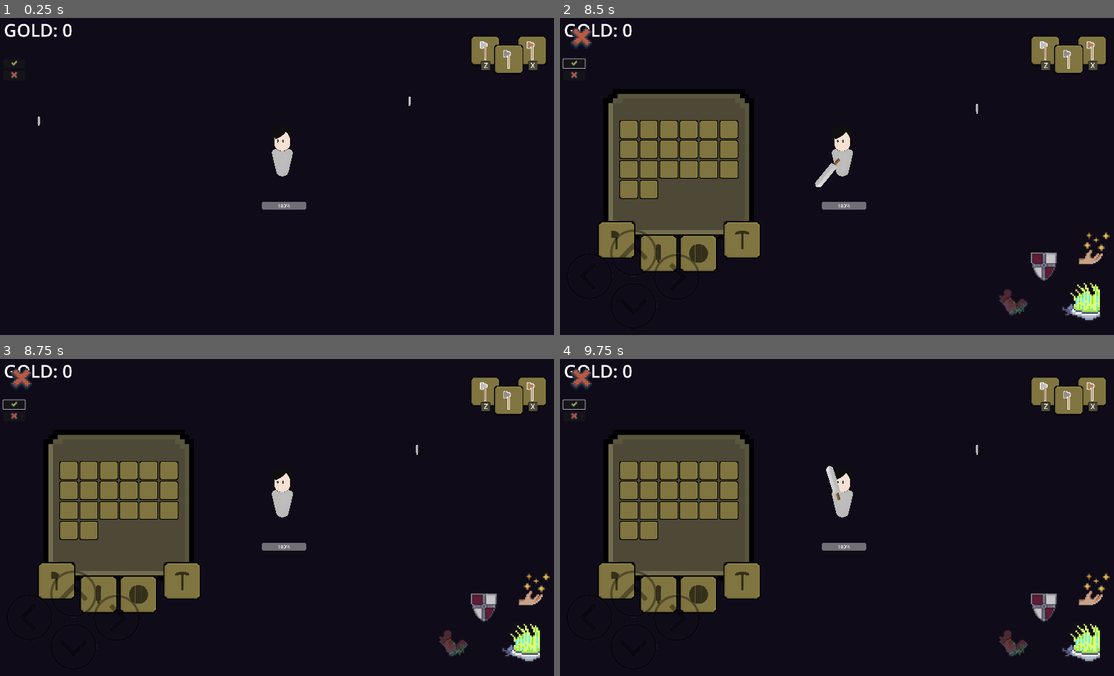
Above: before the commit, frames 1-4 (two rows, left to right).
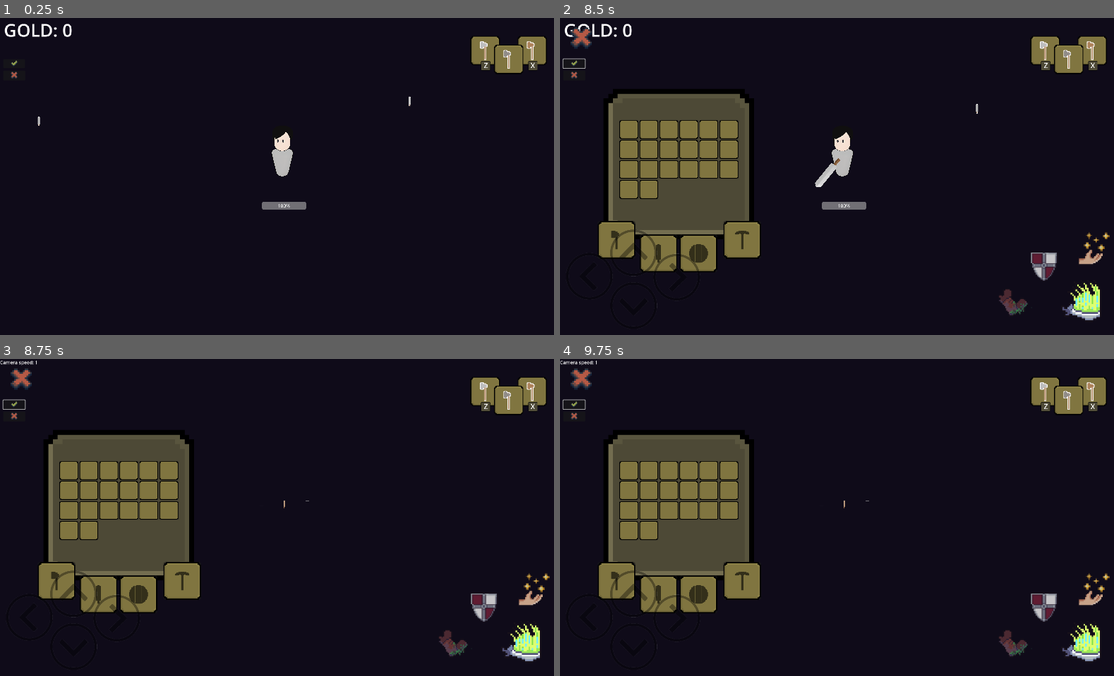
Above: after the commit, the same moments.

Repository: CAHTA123/Light-in-the-Dark
Game: Godot game, scene res://scenes/Game/game.tscn
The game is run twice, just before and just after one commit, with the same random seed, the same clock (stepped at 60 frames per second) and the same inputs.
Inputs (mouse positions are in pixels of both pictures, inside the frame that each line leads up to):
- Up to frame 1 (0.25 s): no input
- Up to frame 2 (8.5 s): click (576, 75) at 0.5 s; click (576, 62) at 1.25 s; click (576, 75) at 2 s; click (576, 62) at 2.75 s; click (576, 75) at 3.5 s; click (576, 62) at 4.25 s; tap Enter at 5, 8 s; move the mouse to (964, 160) at 5.02 s; tap A (A) at 5.1 s; click (964, 160) at 5.17 s; tap D (D) at 5.3 s; drag from (731, 192) to (975, 100) at 5.77 s; tap Space at 6.5 s; move the mouse to (897, 106) at 6.52 s; tap I (I) at 6.6 s; click (897, 106) at 6.67 s; tap S (S) at 6.8 s; drag from (814, 239) to (604, 122) at 7.27 s; move the mouse to (1014, 224) at 8.02 s; tap W (W) at 8.1 s; click (1014, 224) at 8.17 s; tap - (-, bound only after the commit) at 8.3 s
- Up to frame 3 (8.75 s): tap F3 (F3, bound only after the commit) at 8.65 s
- Up to frame 4 (9.75 s): drag from (670, 469) to (975, 450) at 8.77 s; tap Space at 9.5 s; move the mouse to (870, 517) at 9.52 s; tap 1 (1, bound only after the commit) at 9.6 s; click (870, 517) at 9.67 s

Frames 1-2 are identical in both runs. In frame 3, 0.8% of the frame differs, in the area x 0-76%, y 0-61%; in frame 4, 0.9%.

Commit message:
Add F3 laying off

Diff:
--- a/project.godot
+++ b/project.godot
@@ -75,6 +75,72 @@
 "events": [Object(InputEventKey,"resource_local_to_scene":false,"resource_name":"","device":-1,"window_id":0,"alt_pressed":false,"shift_pressed":false,"ctrl_pressed":false,"meta_pressed":false,"pressed":false,"keycode":0,"physical_keycode":73,"key_label":0,"unicode":105,"echo":false,"script":null)
 ]
 }
+F3={
+"deadzone": 0.5,
+"events": [Object(InputEventKey,"resource_local_to_scene":false,"resource_name":"","device":-1,"window_id":0,"alt_pressed":false,"shift_pressed":false,"ctrl_pressed":false,"meta_pressed":false,"pressed":false,"keycode":0,"physical_keycode":4194334,"key_label":0,"unicode":0,"echo":false,"script":null)
+]
+}
+1={
+"deadzone": 0.5,
+"events": [Object(InputEventKey,"resource_local_to_scene":false,"resource_name":"","device":-1,"window_id":0,"alt_pressed":false,"shift_pressed":false,"ctrl_pressed":false,"meta_pressed":false,"pressed":false,"keycode":0,"physical_keycode":49,"key_label":0,"unicode":49,"echo":false,"script":null)
+]
+}
+2={
+"deadzone": 0.5,
+"events": [Object(InputEventKey,"resource_local_to_scene":false,"resource_name":"","device":-1,"window_id":0,"alt_pressed":false,"shift_pressed":false,"ctrl_pressed":false,"meta_pressed":false,"pressed":false,"keycode":0,"physical_keycode":50,"key_label":0,"unicode":50,"echo":false,"script":null)
+]
+}
+3={
+"deadzone": 0.5,
+"events": [Object(InputEventKey,"resource_local_to_scene":false,"resource_name":"","device":-1,"window_id":0,"alt_pressed":false,"shift_pressed":false,"ctrl_pressed":false,"meta_pressed":false,"pressed":false,"keycode":0,"physical_keycode":51,"key_label":0,"unicode":51,"echo":false,"script":null)
+]
+}
+4={
+"deadzone": 0.5,
+"events": [Object(InputEventKey,"resource_local_to_scene":false,"resource_name":"","device":-1,"window_id":0,"alt_pressed":false,"shift_pressed":false,"ctrl_pressed":false,"meta_pressed":false,"pressed":false,"keycode":0,"physical_keycode":52,"key_label":0,"unicode":52,"echo":false,"script":null)
+]
+}
+5={
+"deadzone": 0.5,
+"events": [Object(InputEventKey,"resource_local_to_scene":false,"resource_name":"","device":-1,"window_id":0,"alt_pressed":false,"shift_pressed":false,"ctrl_pressed":false,"meta_pressed":false,"pressed":false,"keycode":0,"physical_keycode":53,"key_label":0,"unicode":53,"echo":false,"script":null)
+]
+}
+6={
+"deadzone": 0.5,
+"events": [Object(InputEventKey,"resource_local_to_scene":false,"resource_name":"","device":-1,"window_id":0,"alt_pressed":false,"shift_pressed":false,"ctrl_pressed":false,"meta_pressed":false,"pressed":false,"keycode":0,"physical_keycode":54,"key_label":0,"unicode":54,"echo":false,"script":null)
+]
+}
+7={
+"deadzone": 0.5,
+"events": [Object(InputEventKey,"resource_local_to_scene":false,"resource_name":"","device":-1,"window_id":0,"alt_pressed":false,"shift_pressed":false,"ctrl_pressed":false,"meta_pressed":false,"pressed":false,"keycode":0,"physical_keycode":55,"key_label":0,"unicode":55,"echo":false,"script":null)
+]
+}
+8={
+"deadzone": 0.5,
+"events": [Object(InputEventKey,"resource_local_to_scene":false,"resource_name":"","device":-1,"window_id":0,"alt_pressed":false,"shift_pressed":false,"ctrl_pressed":false,"meta_pressed":false,"pressed":false,"keycode":0,"physical_keycode":56,"key_label":0,"unicode":56,"echo":false,"script":null)
+]
+}
+9={
+"deadzone": 0.5,
+"events": [Object(InputEventKey,"resource_local_to_scene":false,"resource_name":"","device":-1,"window_id":0,"alt_pressed":false,"shift_pressed":false,"ctrl_pressed":false,"meta_pressed":false,"pressed":false,"keycode":0,"physical_keycode":57,"key_label":0,"unicode":57,"echo":false,"script":null)
+]
+}
++={
+"deadzone": 0.5,
+"events": [Object(InputEventKey,"resource_local_to_scene":false,"resource_name":"","device":-1,"window_id":0,"alt_pressed":false,"shift_pressed":false,"ctrl_pressed":false,"meta_pressed":false,"pressed":false,"keycode":0,"physical_keycode":4194437,"key_label":0,"unicode":43,"echo":false,"script":null)
+]
+}
+-={
+"deadzone": 0.5,
+"events": [Object(InputEventKey,"resource_local_to_scene":false,"resource_name":"","device":-1,"window_id":0,"alt_pressed":false,"shift_pressed":false,"ctrl_pressed":false,"meta_pressed":false,"pressed":false,"keycode":0,"physical_keycode":45,"key_label":0,"unicode":45,"echo":false,"script":null)
+, Object(InputEventKey,"resource_local_to_scene":false,"resource_name":"","device":-1,"window_id":0,"alt_pressed":false,"shift_pressed":false,"ctrl_pressed":false,"meta_pressed":false,"pressed":false,"keycode":0,"physical_keycode":4194435,"key_label":0,"unicode":45,"echo":false,"script":null)
+]
+}
+"Block F3 cam"={
+"deadzone": 0.5,
+"events": [Object(InputEventKey,"resource_local_to_scene":false,"resource_name":"","device":-1,"window_id":0,"alt_pressed":false,"shift_pressed":false,"ctrl_pressed":false,"meta_pressed":false,"pressed":false,"keycode":0,"physical_keycode":66,"key_label":0,"unicode":98,"echo":false,"script":null)
+]
+}
 
 [input_devices]
 
--- a/scenes/Entities/Skills/Move.gd
+++ b/scenes/Entities/Skills/Move.gd
@@ -5,7 +5,12 @@
 @onready var SkinPlayer = $"../../Skin"
 
 func _process(delta):
-	if ["W", "A", "S", "D"].any(Input.is_action_pressed) and (body.current_state == body.States.IDLE or body.current_state == body.States.MOVE):
+	if Global.playercam_eneble:
+		$"../../Camera2D".enabled = true
+	else:
+		$"../../Camera2D".enabled = false
+	if ["W", "A", "S", "D"].any(Input.is_action_pressed) and (body.current_state == body.States.IDLE or body.current_state == body.States.MOVE) and Global.player_canmove:
+		body.current_state = body.States.MOVE
 		body.current_state = body.States.MOVE
 		move()
 	elif body.current_state == body.States.MOVE:
--- /dev/null
+++ b/scenes/Game/Camera.gd
@@ -0,0 +1,85 @@
+extends Node2D
+
+@onready var cam = $Camera2D
+@onready var label = $"../CanvasLayer/Label"
+
+
+var speed = 10
+var cam_move = true
+# Called when the node enters the scene tree for the first time.
+func _ready():
+	cam.enabled = false
+	$"../CanvasLayer/Camspeed".visible = false
+	update_text()
+
+
+# Called every frame. 'delta' is the elapsed time since the previous frame.
+func _process(_delta):
+	if Input.is_action_just_pressed("F3") and cam.enabled == false:
+		if cam_move == false:
+			cam_move = true
+		label.visible = false
+		$"../CanvasLayer/Camspeed".visible = true
+		Global.player_canmove = false
+		Global.playercam_eneble = false
+		cam.enabled = true
+	elif Input.is_action_just_pressed("F3") and cam.enabled == true:
+		$"../CanvasLayer/Camspeed".visible = false
+		label.visible = true
+		Global.player_canmove = true
+		Global.playercam_eneble = true
+		cam.enabled = false
+	if cam.enabled == true and Input.is_action_just_pressed("Block F3 cam") and cam_move == true:
+		cam_move = false
+		Global.player_canmove = true
+	elif cam.enabled == true and Input.is_action_just_pressed("Block F3 cam") and cam_move == false:
+		cam_move = true
+		Global.player_canmove = false
+	if ["W", "A", "S", "D"].any(Input.is_action_pressed) and cam.enabled == true and cam_move:
+		cam.position += Vector2(Input.get_axis("A", "D"), Input.get_axis("W", "S")).normalized() * speed
+
+	if Input.is_action_just_pressed("+") and !cam.enabled == false :
+		speed += 10
+		update_text()
+	elif Input.is_action_just_pressed("-") and !cam.enabled == false and speed > 10:
+		speed -= 10
+		update_text()
+	if cam.enabled == true:
+		if Input.is_action_just_pressed("1"):
+			change_pos(Vector2(0, 440))
+		elif Input.is_action_just_pressed("2"):
+			change_pos(Vector2(-20000, 440))
+		elif Input.is_action_just_pressed("3"):
+			change_pos(Vector2(-20000, -17300))
+		elif Input.is_action_just_pressed("4"):
+			change_pos(Vector2(0, -17300))
+		elif Input.is_action_just_pressed("5"):
+			change_pos(Vector2(20000, -17300))
+		elif Input.is_action_just_pressed("6"):
+			change_pos(Vector2(20000, 440))
+		elif Input.is_action_just_pressed("7"):
+			change_pos(Vector2(20000, 17300))
+		elif Input.is_action_just_pressed("8"):
+			change_pos(Vector2(0, 17300))
+		elif Input.is_action_just_pressed("9"):
+			change_pos(Vector2(-20000, 17300))
+
+
+
+func _input(event):
+	if event is InputEventMouseButton and cam.enabled == true:
+		if event.button_index == MOUSE_BUTTON_WHEEL_UP:
+			cam.zoom += Vector2(0.01, 0.01)
+		elif event.button_index == MOUSE_BUTTON_WHEEL_DOWN and cam.zoom > Vector2(0.01, 0.01):
+			cam.zoom -= Vector2(0.01, 0.01)
+func change_pos (key: Vector2):
+	cam.position = Vector2(key)
+	if key == Vector2(0, 440):
+		$"../Player".position = Vector2(-5067, 775)
+	else:
+		$"../Player".position = cam.position
+
+
+
+func update_text ():
+	$"../CanvasLayer/Camspeed".text = "Camera speed: " + str(speed / 10)
--- a/scenes/Game/game.tscn
+++ b/scenes/Game/game.tscn
@@ -10,6 +10,7 @@
 [ext_resource type="PackedScene" uid="uid://oudduvyysxcl" path="res://scenes/Entities/Enemy/zombi.tscn" id="9_6cljr"]
 [ext_resource type="PackedScene" uid="uid://bo6sbhfc6e5y6" path="res://scenes/items/sword.tscn" id="10_60dle"]
 [ext_resource type="PackedScene" uid="uid://d17g01y2hx4tt" path="res://gold.tscn" id="10_ctimv"]
+[ext_resource type="Script" path="res://scenes/Game/Camera.gd" id="11_cp2go"]
 
 [sub_resource type="CapsuleShape2D" id="CapsuleShape2D_qcmir"]
 radius = 40.0
@@ -94,6 +95,10 @@
 text = "MONEY:"
 script = SubResource("GDScript_ptu1r")
 
+[node name="Camspeed" type="Label" parent="CanvasLayer"]
+offset_right = 40.0
+offset_bottom = 23.0
+
 [node name="AudioStreamPlayer" type="AudioStreamPlayer" parent="."]
 stream = ExtResource("7_i1pqy")
 volume_db = -10.38
@@ -122,4 +127,11 @@
 [node name="Sword3" parent="." instance=ExtResource("10_60dle")]
 position = Vector2(-5895, 587)
 
+[node name="Node2D" type="Node2D" parent="."]
+script = ExtResource("11_cp2go")
+
+[node name="Camera2D" type="Camera2D" parent="Node2D"]
+position = Vector2(0, 440)
+zoom = Vector2(0.08, 0.08)
+
 [connection signal="body_entered" from="Weapon/shape" to="Weapon" method="_on_shape_body_entered"]
--- a/scripts/global.gd
+++ b/scripts/global.gd
@@ -3,3 +3,5 @@
 
 var player_pos = Vector2.ZERO
 var gold : int
+var playercam_eneble = true
+var player_canmove = true
Not shown: 1 places in scenes/Game/game.tscn that only renumber resources
